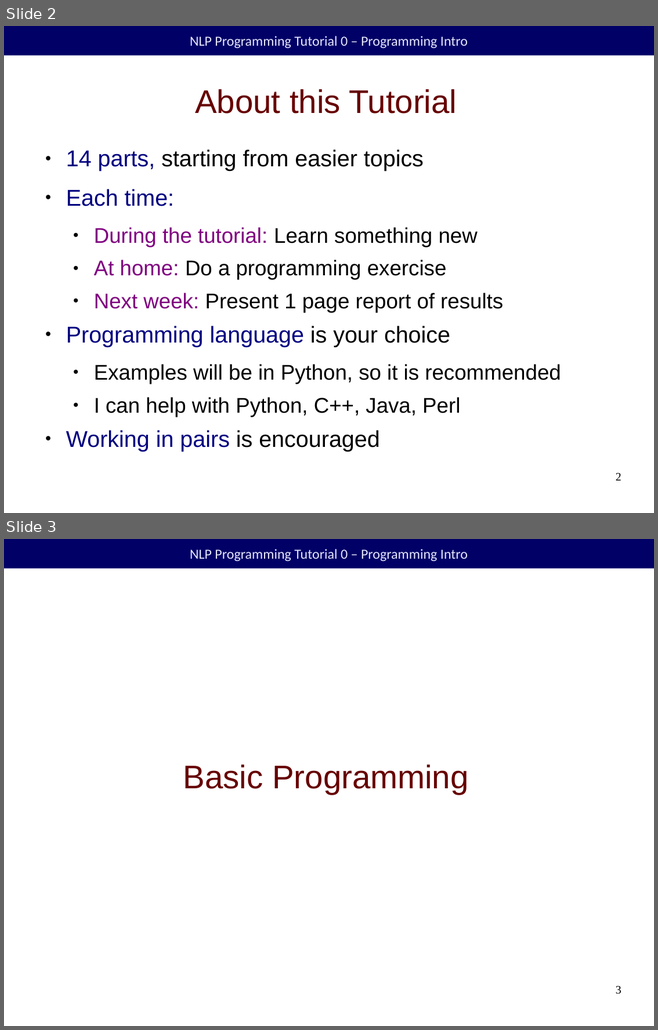
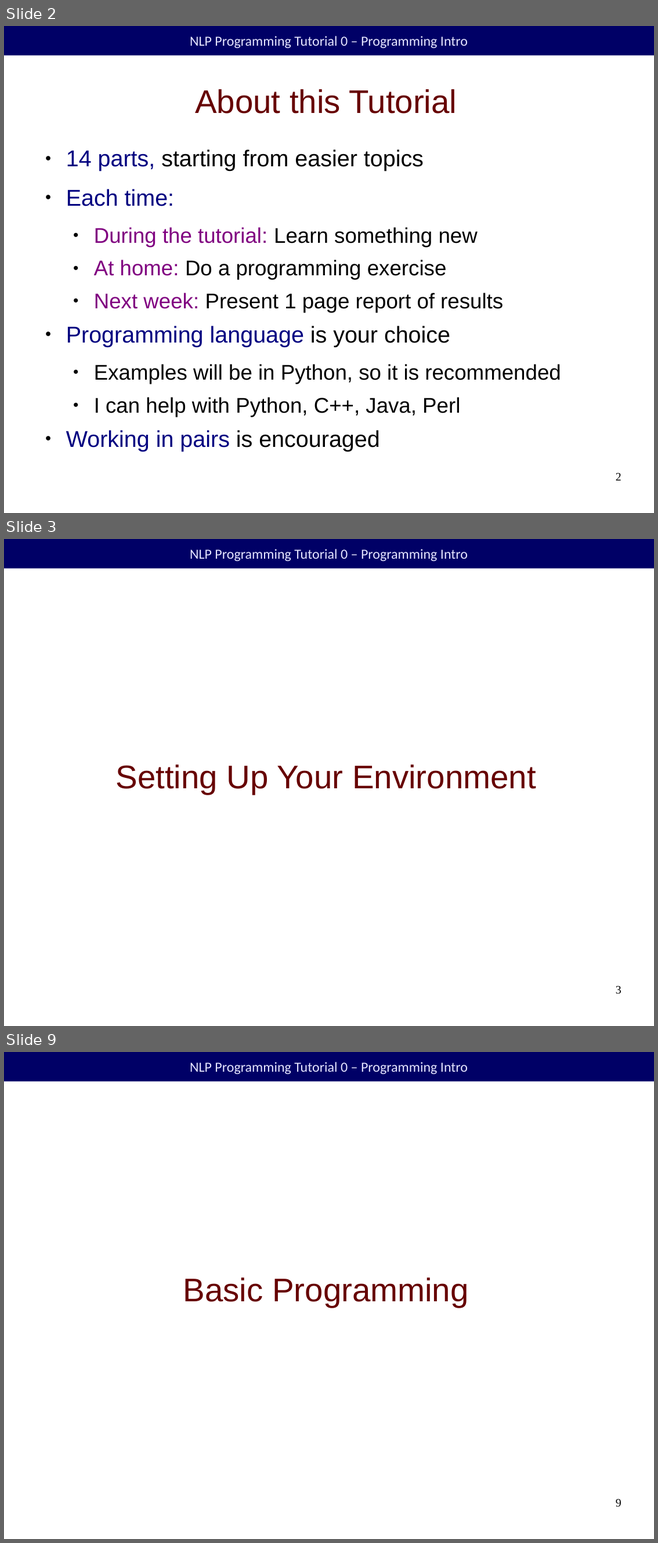
Before and after one commit to duffrind/nlppractice, a slide deck: 00-intro/nlp-programming-en-00-intro.odp. Shown one above the other, each under a label of ours: slides 2 and 3 before the commit, slides 2, 3 and 9 after it; the slides between them are not shown. The pictures are 658x1030 and 658x1543 pixels, drawn with LibreOffice and Linux fonts; fonts in the diff are those of the drawing; background and template pictures are left out. Boxes give left, top, right and bottom in pixels: in the first picture for what was removed or moved away, otherwise in the second. Text is boxed around its words. In the diff, an @@ line names an element or a change of style, - is before the commit and + after.

```diff
--- a/00-intro/nlp-programming-en-00-intro.odp
+++ b/00-intro/nlp-programming-en-00-intro.odp
@@ slide 3 added at (x1=4, y1=539, x2=654, y2=1026), background #FFFFFF; not listed: 1 template element that a slide beside it also shows @@
@@ title added at (x1=116, y1=765, x2=536, y2=794), 40 pt, text #660000 @@
+Setting Up Your Environment
@@ page number added at (x1=615, y1=986, x2=621, y2=994), 14 pt, text #000000 @@
+3
@@ what was slide 3 is now slide 9 @@
@@ page number at (x1=615, y1=1499, x2=621, y2=1507): text changed @@
-3
+9
```
Also in this commit, not shown: 2 slides changed, 4 other slides added, 4 other files.
